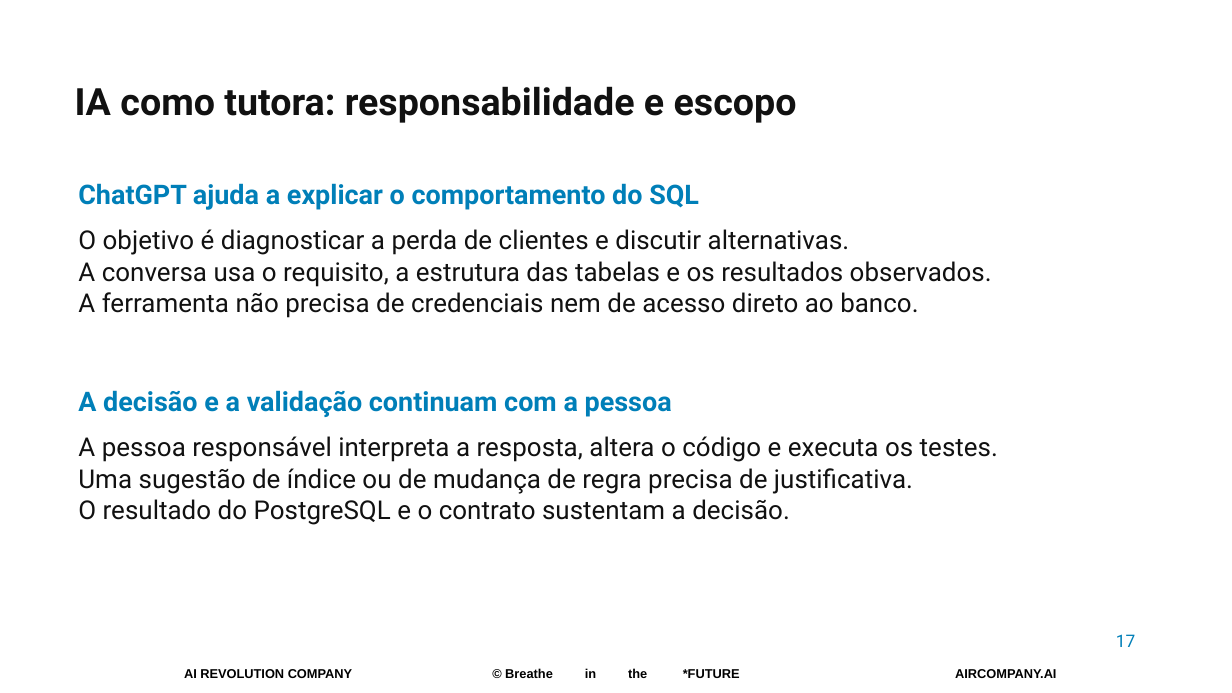
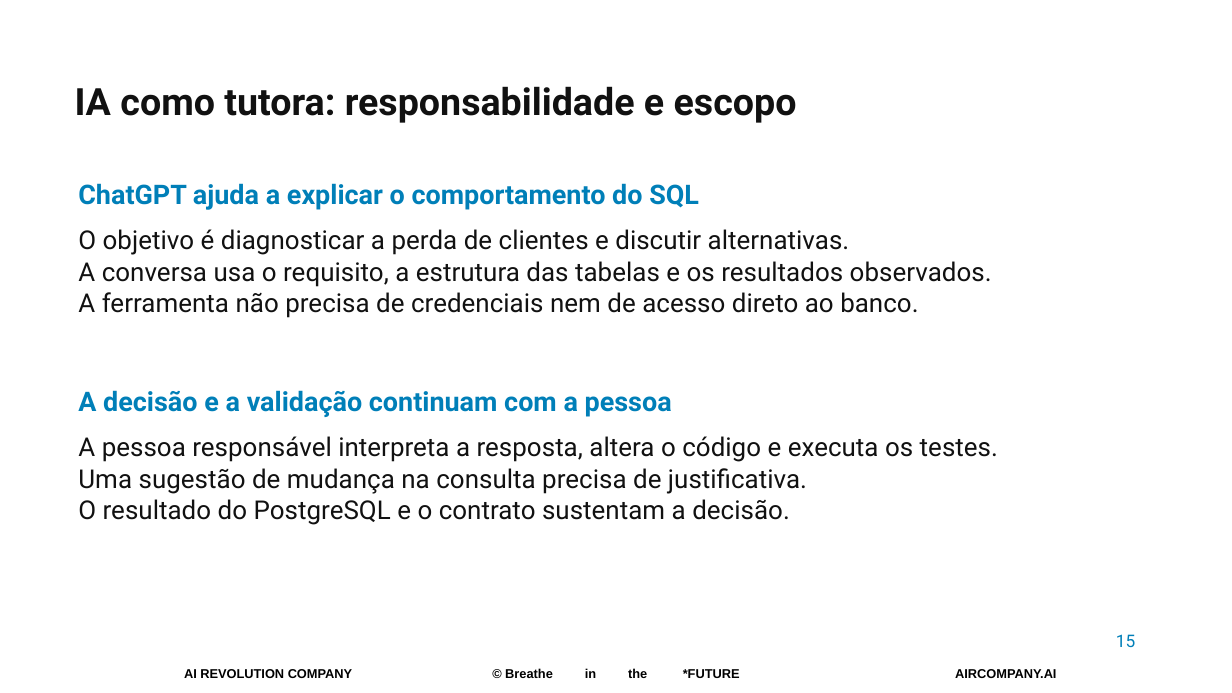
Before and after one commit to pedropalmieri/workshop4-pr-sql-ia, a slide deck: slide 15 of materiais/Workshop4-19nov2026.pptx (slide 17 before the commit). Drawn at 1232x693 pixels with LibreOffice and Linux fonts; fonts in the diff are those of the drawing; background and template pictures are left out. Boxes give left, top, right and bottom in pixels: in the first picture for what was removed or moved away, otherwise in the second. Text is boxed around its words. In the diff, an @@ line names an element or a change of style, - is before the commit and + after.

```diff
--- a/materiais/Workshop4-19nov2026.pptx
+++ b/materiais/Workshop4-19nov2026.pptx
@@ text at [78,468,807,494]: text changed @@
-Uma sugestão de índice ou de mudança de regra precisa de justificativa.
+Uma sugestão de mudança na consulta precisa de justificativa.
@@ text at [1116,634,1135,647]: text changed @@
-17
+15
```
Also in this commit, not shown: 16 other slides changed, 2 slides removed.
